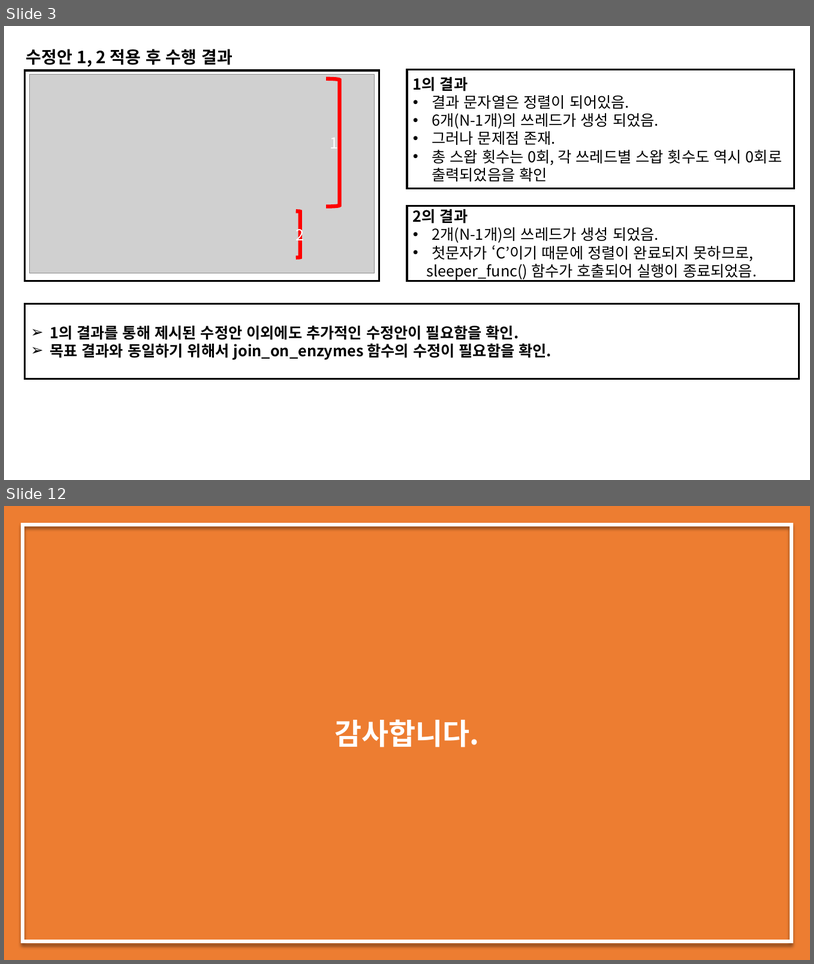
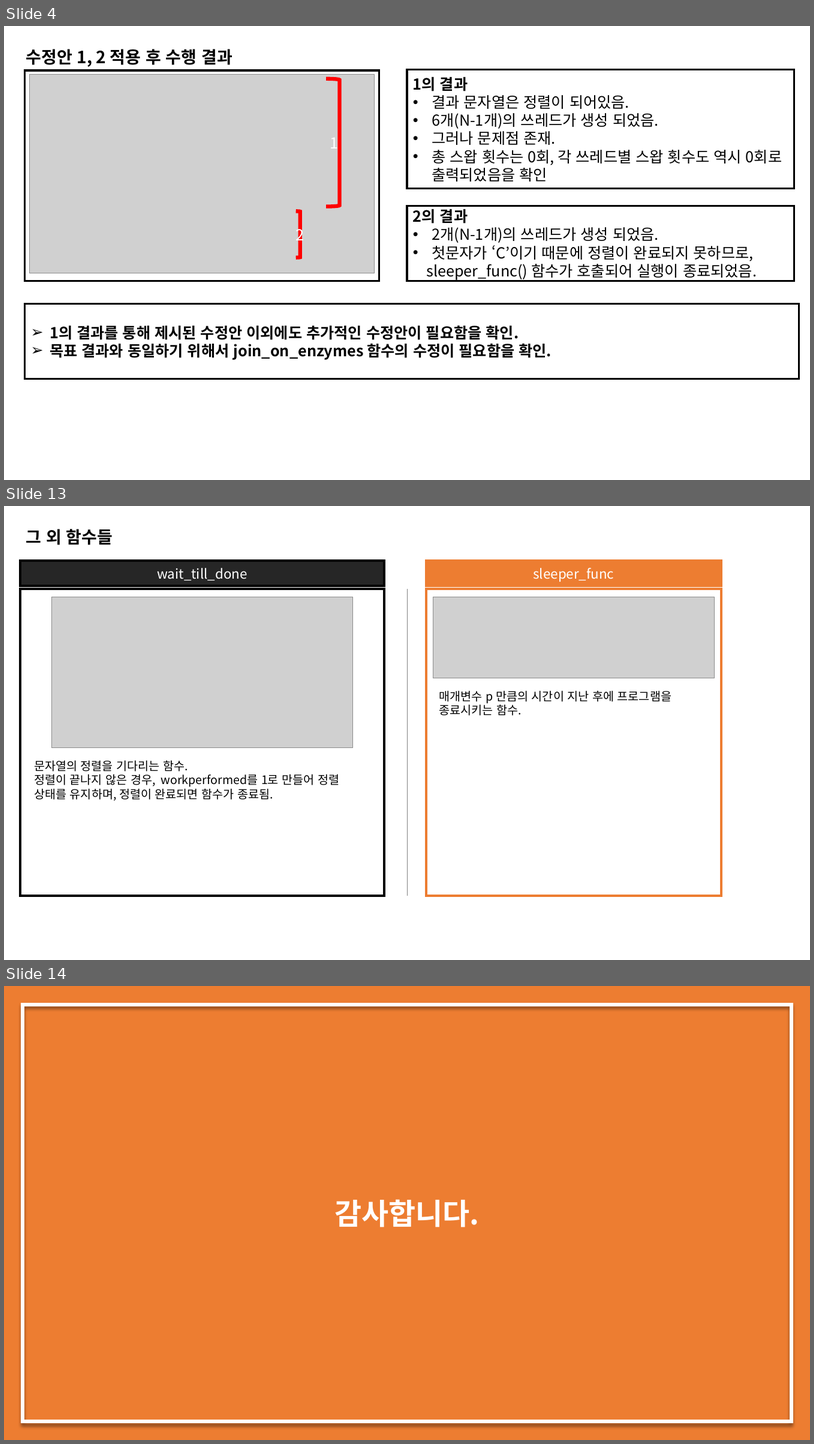
Before and after one commit to dudghks97/OS, a slide deck: 2016305078_최영환_os_report_02.pptx. Shown one above the other, each under a label of ours: slides 3 and 12 before the commit, slides 4, 13 and 14 after it; the slides between them are not shown. The pictures are 814x964 and 814x1444 pixels, drawn with LibreOffice and Linux fonts; fonts in the diff are those of the drawing; grey boxes stand for pictures. Boxes give left, top, right and bottom in pixels: in the first picture for what was removed or moved away, otherwise in the second. Text is boxed around its words. In the diff, an @@ line names an element or a change of style, - is before the commit and + after.

```diff
--- a/2016305078_최영환_os_report_02.pptx
+++ b/2016305078_최영환_os_report_02.pptx
@@ slide 13 added at [4, 506, 810, 960], background #FFFFFF @@
@@ text added at [26, 529, 113, 545], 20 pt, text #000000, bold @@
+그 외 함수들
@@ rectangle added at [20, 561, 385, 586], fill #262626, outline #000000 3 pt, 16 pt, text #FFFFFF @@
+wait_till_done
@@ rectangle added at [427, 561, 722, 586], fill #ED7D31, outline #ED7D31 3 pt, 16 pt, text #FFFFFF @@
+sleeper_func
@@ rectangle added at [20, 589, 385, 895], outline #000000 3 pt @@
@@ line added from (408, 589) to (408, 895), #808080 0.5 pt @@
@@ rectangle added at [427, 589, 722, 895], outline #ED7D31 3 pt @@
@@ picture added at [52, 597, 353, 747] @@
@@ picture added at [434, 597, 715, 678] @@
@@ text added at [440, 690, 672, 715], 14 pt, text #000000 @@
+매개변수 p 만큼의 시간이 지난 후에 프로그램을 종료시키는 함수.
@@ text added at [34, 760, 339, 801], 14 pt, text #000000 @@
+문자열의 정렬을 기다리는 함수.
+정렬이 끝나지 않은 경우, workperformed를 1로 만들어 정렬 상태를 유지하며, 정렬이 완료되면 함수가 종료됨.
@@ what was slide 3 is now slide 4 @@
@@ what was slide 12 is now slide 14 @@
```
Also in this commit, not shown: 3 slides changed, 7 other slides added, 6 slides removed, 3 other files.
